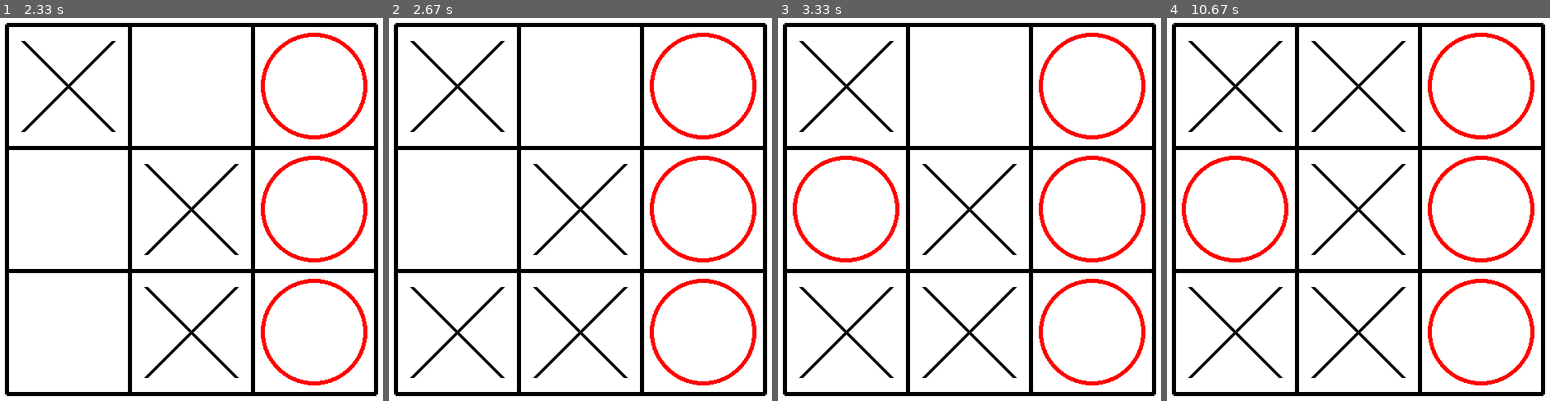
Above: before the commit, frames 1-4 (left to right).
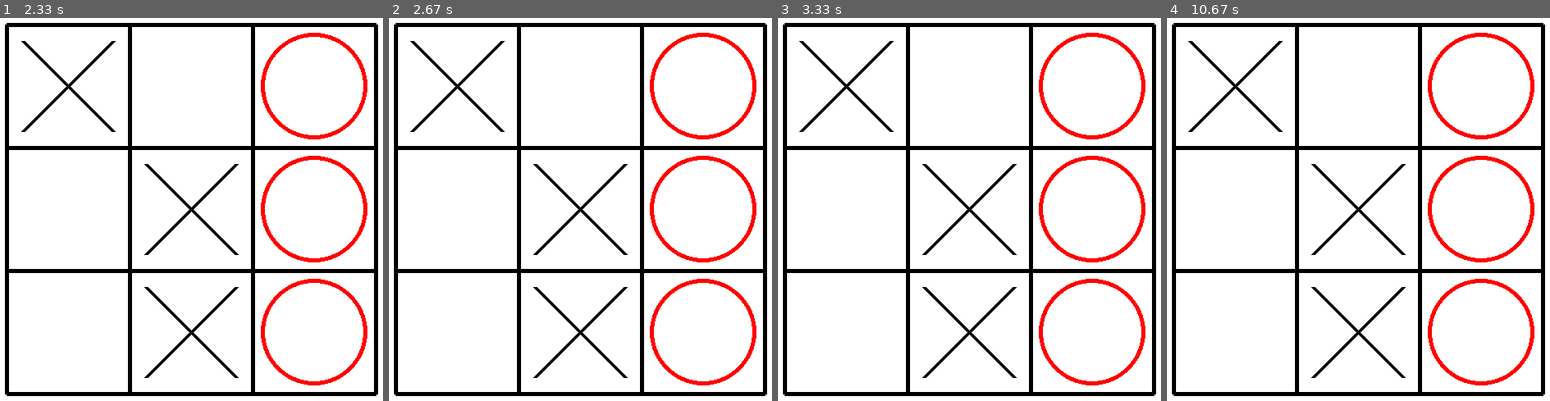
Above: after the commit, the same moments.

Repository: aanchal769/pygame-tic-tac-toe
Game: pygame game, started from main..py
The game is run twice, just before and just after one commit, with the same random seed, the same clock (stepped at 60 frames per second) and the same inputs.
Inputs (mouse positions are in pixels of both pictures, inside the frame that each line leads up to):
- Up to frame 1 (2.33 s): click (191, 209) at 0.38 s; click (outside the picture) at 0.72 s; click (222, 278) at 1.05 s; click (outside the picture) at 1.38 s; click (outside the picture) at 1.72 s; click (outside the picture) at 2.05 s
- Up to frame 2 (2.67 s): click (396, 347) at 2.38 s
- Up to frame 3 (3.33 s): click (889, 148) at 3.28 s
- Up to frame 4 (10.67 s): click (1312, 94) at 10.42 s

Frame 1 is identical in both runs. In frame 2, 0.5% of the frame differs, in the area x 5-31%, y 70-95%; in frame 3, 1.4%; in frame 4, 1.9%, in the area x 3-63%, y 5-95%.

Commit message:
Implement Tic Tac Toe winner checking

Diff:
--- a/main..py
+++ b/main..py
@@ -11,6 +11,7 @@
 board=["","","","","","","","",""]
 
 current_player="X"
+game_over=False
 running=True
 while running:
     screen.fill(WHITE)
@@ -50,39 +51,61 @@
             running=False
 
         if event.type==pygame.MOUSEBUTTONDOWN:
-            mouse_pos=event.pos
-            x,y=mouse_pos
+            if game_over==False:
 
-            row=(y-125)//150
-            col=(x-225)//150
+               mouse_pos=event.pos
+               x,y=mouse_pos
 
-            index=row*3+col
+               row=(y-125)//150
+               col=(x-225)//150
 
-            if board[index]=="":
-                board[index]=current_player
+               index=row*3+col
 
-                if(current_player=="X"):
-                    current_player="O"
+               if board[index]=="":
+                    board[index]=current_player
 
-                else:
-                    current_player="X"
+                    if(current_player=="X"):
+                        current_player="O"
+
+                    else:
+                        current_player="X"
 
 
+               if( board[0]!=""   and board[0]==board[1] ==board[2]):
+                        winner=board[0]
+                        game_over=True
+
+               if(board[0]!=""  and board[0]==board[3] ==board[6]):
+                        winner=board[0]
+                        game_over=True
 
 
+               if(board[3]!=""  and board[3]==board[4] ==board[5]):
+                        winner=board[3]
+                        game_over=True
+
+               if(board[6]!="" and board[6]==board[7] ==board[8]):
+                        winner=board[6]
+                        game_over=True
 
 
+               if(board[1]!="" and board[1]==board[4] ==board[7]):
+                        winner=board[1]
+                        game_over=True
 
 
+               if(board[2]!="" and  board[2]==board[5] ==board[8]):
+                        winner=board[2]
+                        game_over=True
+
+               if(board[0]!="" and  board[0]==board[4] ==board[8]):
+                        winner=board[0]
+                        game_over=True
 
 
-
-
-
-
-
-
-
+               if(board[2]!="" and   board[2]==board[4] ==board[6]):
+                        winner=board[2]
+                        game_over=True
 
 
 
